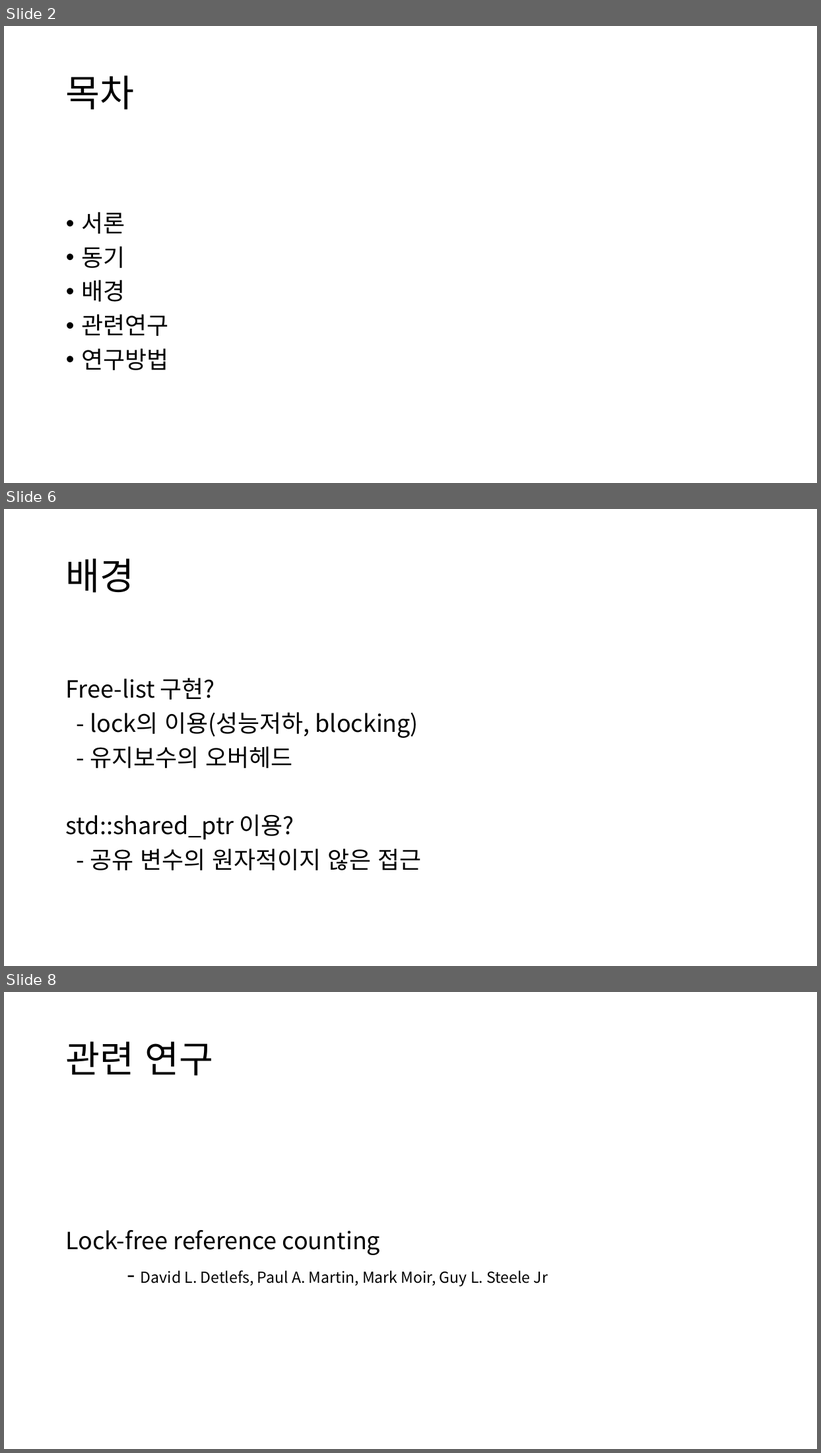
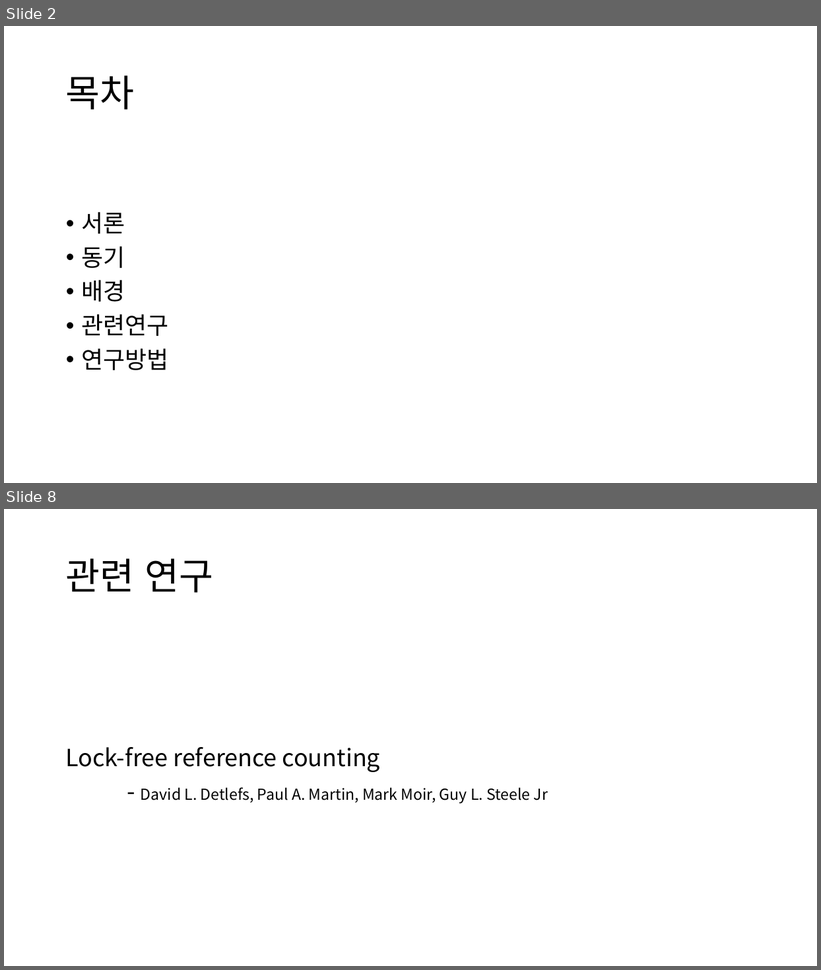
Before and after one commit to KU-t/1920-thesis, a slide deck: PPT/제안서191202ver.0.pptx. Shown one above the other, each under a label of ours: slides 2, 6 and 8 before the commit, slides 2 and 8 after it; the slides between them are not shown. The pictures are 821x1453 and 821x970 pixels, drawn with LibreOffice and Linux fonts; fonts in the diff are those of the drawing. Boxes give left, top, right and bottom in pixels: in the first picture for what was removed or moved away, otherwise in the second. Text is boxed around its words. In the diff, an @@ line names an element or a change of style, - is before the commit and + after.

```diff
--- a/PPT/제안서191202ver.0.pptx
+++ b/PPT/제안서191202ver.0.pptx
@@ slide 6 removed at (4, 509, 817, 966), background #FFFFFF @@
@@ title removed at (66, 559, 135, 593) @@
-배경
@@ text removed at (66, 678, 422, 871) @@
-Free-list 구현?
-- lock의 이용(성능저하, blocking)
-- 유지보수의 오버헤드
-std::shared_ptr 이용?
-- 공유 변수의 원자적이지 않은 접근
```
Also in this commit, not shown: 6 slides changed, 2 slides added, 3 other slides removed, 1 other file.
